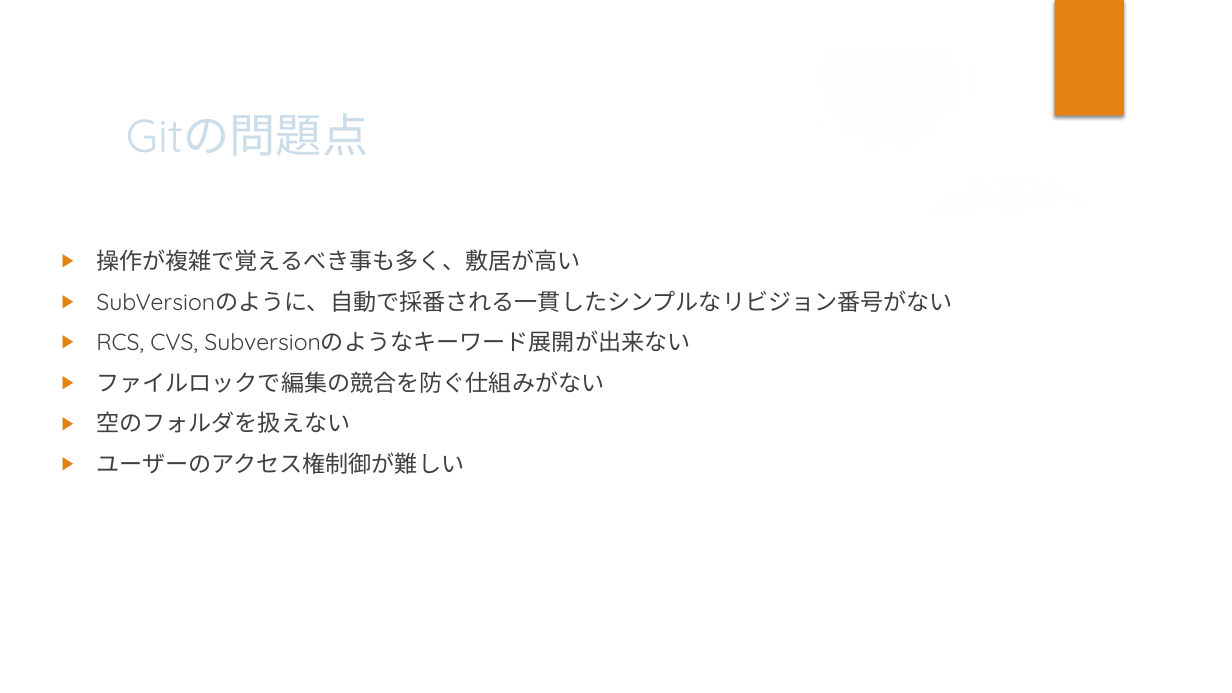
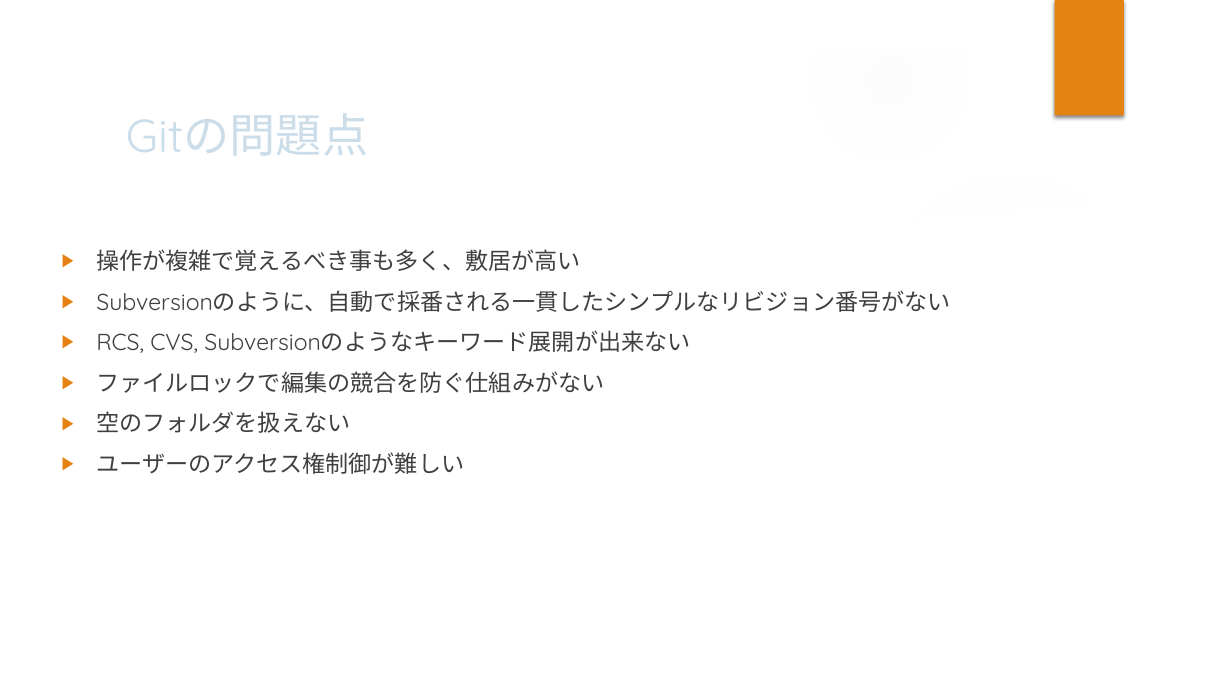
Before and after one commit to gakimaru/public, a slide deck: slide 10 of document/Gitマニュアル・調査資料/[01]Subversionユーザーの為のGit活用の勧め.pptx. Drawn at 1232x693 pixels with LibreOffice and Linux fonts; fonts in the diff are those of the drawing; background and template pictures are left out. Boxes give left, top, right and bottom in pixels: in the first picture for what was removed or moved away, otherwise in the second. Text is boxed around its words. In the diff, an @@ line names an element or a change of style, - is before the commit and + after.

Commit message:
Gitマニュアル・調査資料の「[01]Subversionユーザーの為のGit活用の勧め」にて、「Gitを活用すべきでないケース」の内容を強化。

```diff
--- a/document/Gitマニュアル・調査資料/[01]Subversionユーザーの為のGit活用の勧め.pptx
+++ b/document/Gitマニュアル・調査資料/[01]Subversionユーザーの為のGit活用の勧め.pptx
@@ text at box(96, 290, 950, 312): text changed @@
-▶ SubVersionのように、自動で採番される一貫したシンプルなリビジョン番号がない
+▶ Subversionのように、自動で採番される一貫したシンプルなリビジョン番号がない
```
Also in this commit, not shown: 1 other slide changed, 1 other file.
